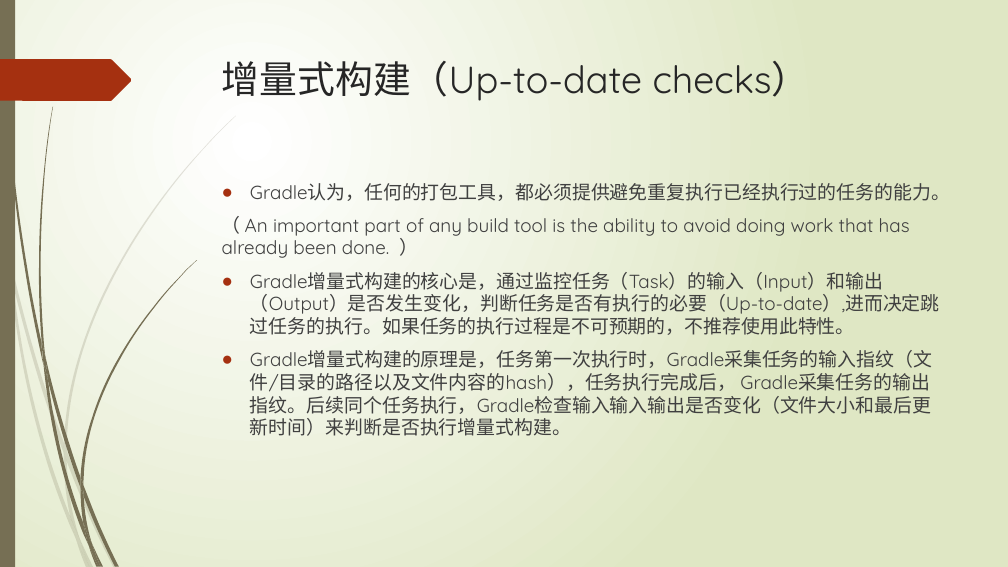
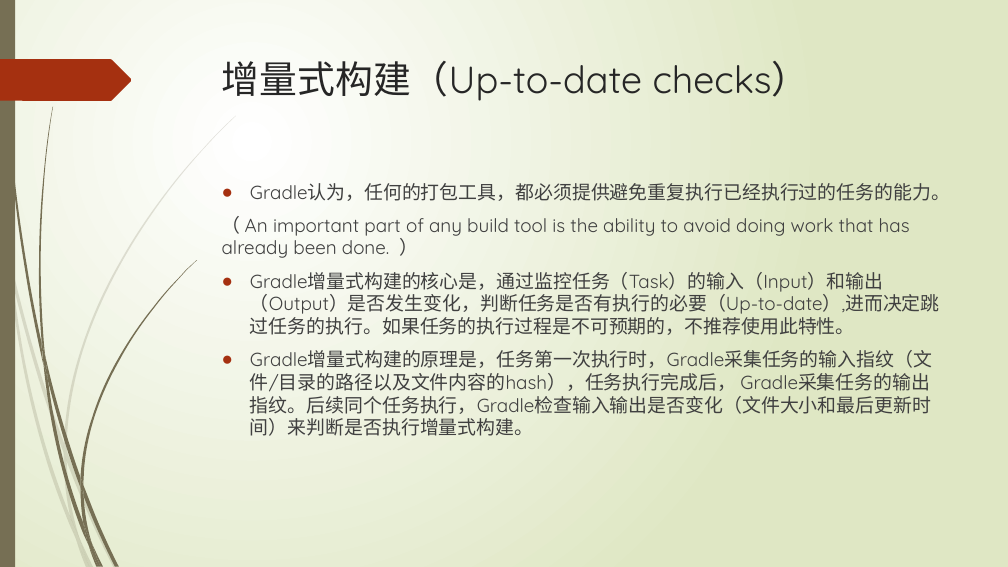
Before and after one commit to xljnc/gradle-springboot-plugin, a slide deck: slide 18 of doc/Gradle浅析.pptx. Drawn at 1008x567 pixels with LibreOffice and Linux fonts; fonts in the diff are those of the drawing. Boxes give left, top, right and bottom in pixels: in the first picture for what was removed or moved away, otherwise in the second. Text is boxed around its words. In the diff, an @@ line names an element or a change of style, - is before the commit and + after.

```diff
--- a/doc/Gradle浅析.pptx
+++ b/doc/Gradle浅析.pptx
@@ text at <box>250,350,932,436</box>: text changed @@
-● Gradle增量式构建的原理是，任务第一次执行时，Gradle采集任务的输入指纹（文件/目录的路径以及文件内容的hash），任务执行完成后， Gradle采集任务的输出指纹。后续同个任务执行，Gradle检查输入输入输出是否变化（文件大小和最后更新时间）来判断是否执行增量式构建。
+● Gradle增量式构建的原理是，任务第一次执行时，Gradle采集任务的输入指纹（文件/目录的路径以及文件内容的hash），任务执行完成后， Gradle采集任务的输出指纹。后续同个任务执行，Gradle检查输入输出是否变化（文件大小和最后更新时间）来判断是否执行增量式构建。
```
Also in this commit, not shown: 1 slide added.
